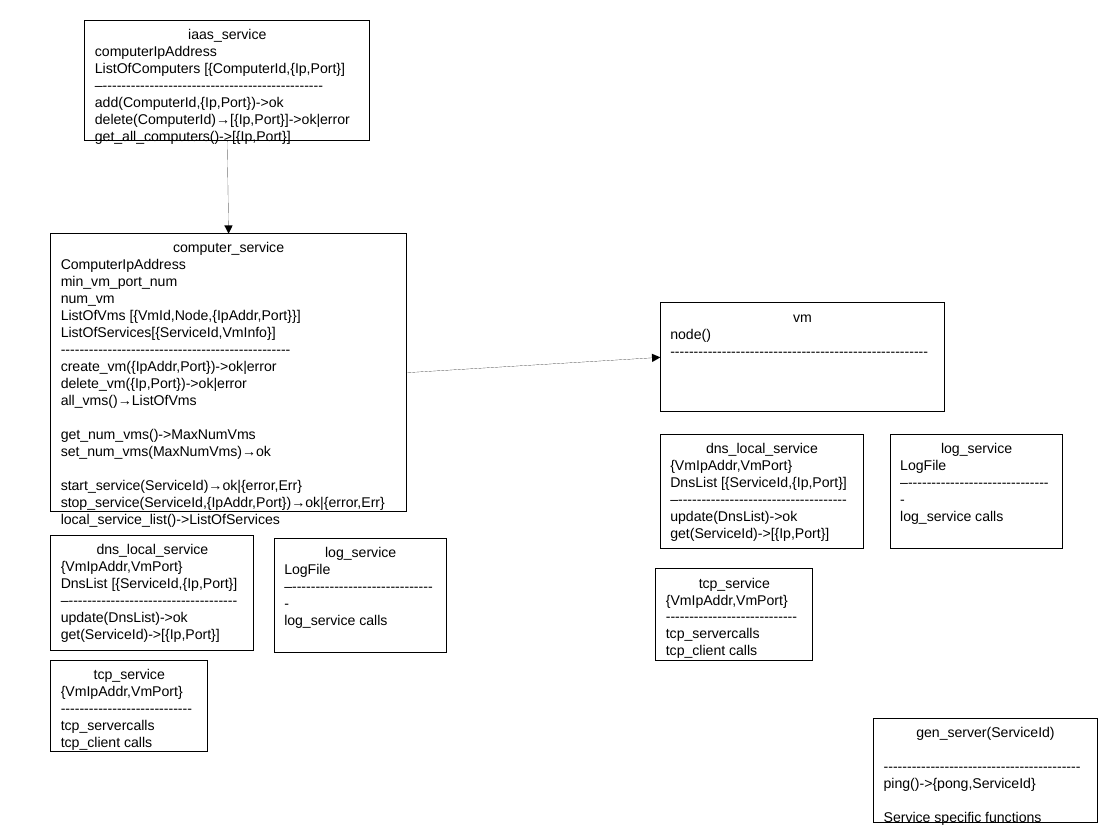
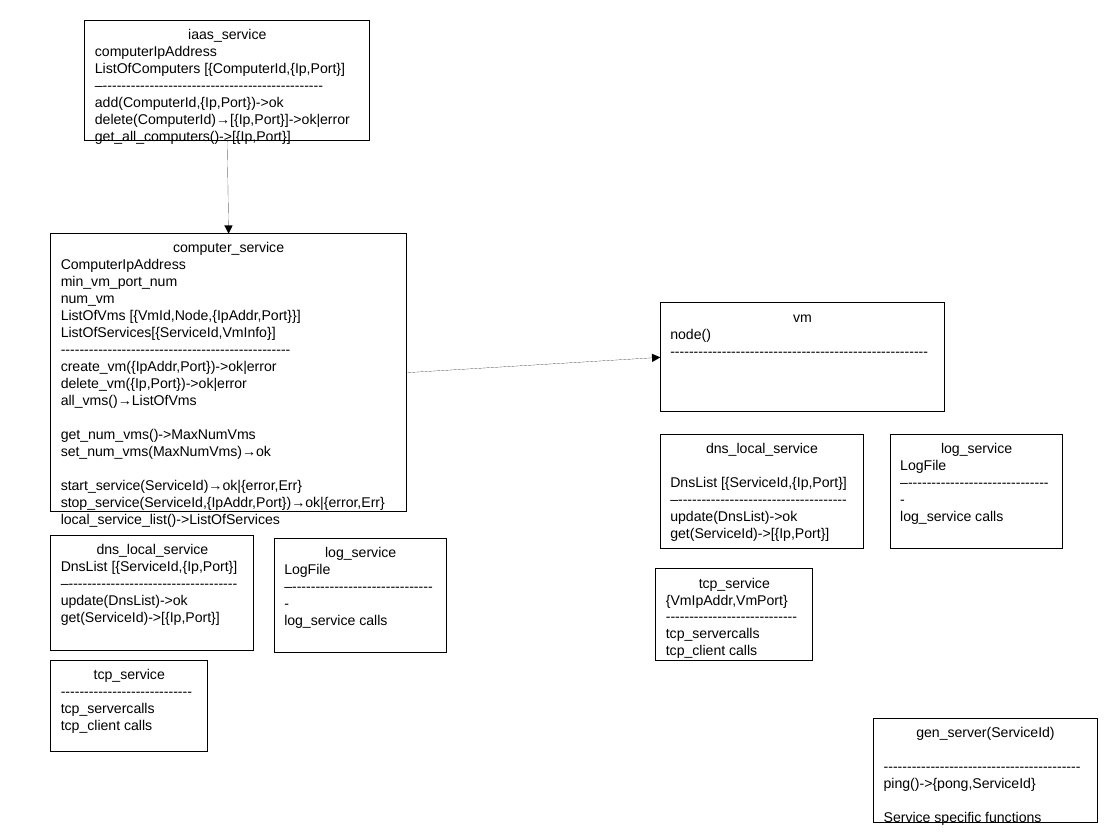
Before and after one commit to joq62/d, a slide deck: slide 5 of Jml.spec.odp. Drawn at 1120x840 pixels with LibreOffice and Linux fonts; fonts in the diff are those of the drawing. Boxes give left, top, right and bottom in pixels: in the first picture for what was removed or moved away, otherwise in the second. Text is boxed around its words. In the diff, an @@ line names an element or a change of style, - is before the commit and + after.

Commit message:
computer_service updated

```diff
--- a/Jml.spec.odp
+++ b/Jml.spec.odp
@@ text in rectangle at box(670, 476, 847, 524): text changed @@
-{VmIpAddr,VmPort}
-DnsList [{ServiceId,{Ip,Port}]
-–------------------------------------
-update(DnsList)->ok
+DnsList [{ServiceId,{Ip,Port}]
+–------------------------------------
+update(DnsList)->ok
@@ text in rectangle at box(61, 560, 238, 608): text changed @@
-{VmIpAddr,VmPort}
-DnsList [{ServiceId,{Ip,Port}]
-–------------------------------------
-update(DnsList)->ok
+DnsList [{ServiceId,{Ip,Port}]
+–------------------------------------
+update(DnsList)->ok
@@ text in rectangle at box(61, 702, 155, 733): text changed @@
-{VmIpAddr,VmPort}
-----------------------------tcp_servercalls
-tcp_client calls
+----------------------------tcp_servercalls
+tcp_client calls
```
Also in this commit, not shown: 42 other files.
